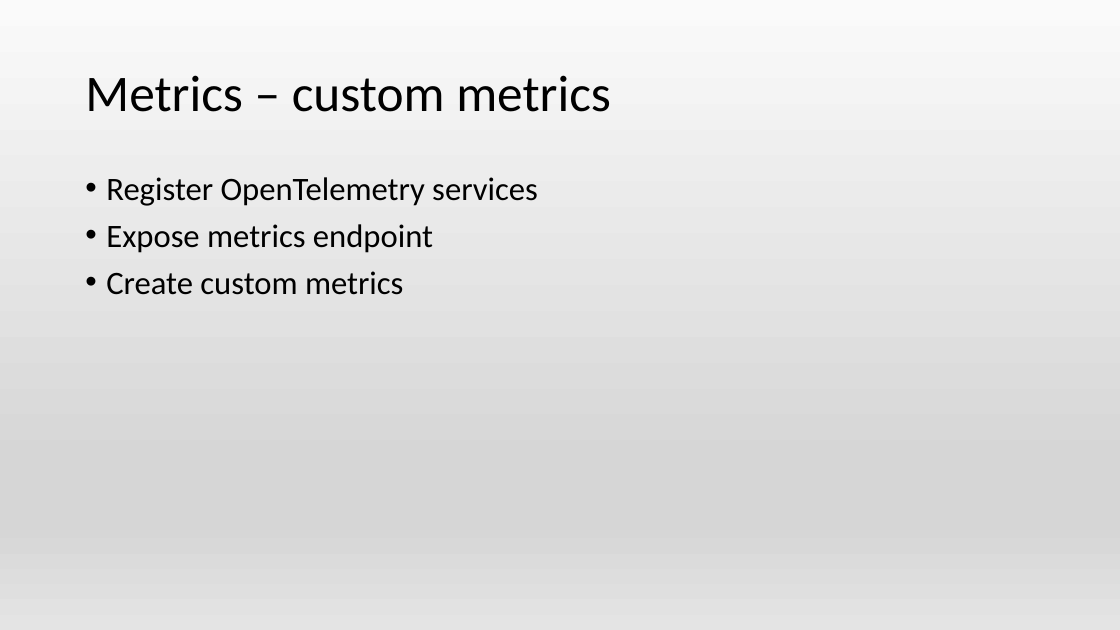
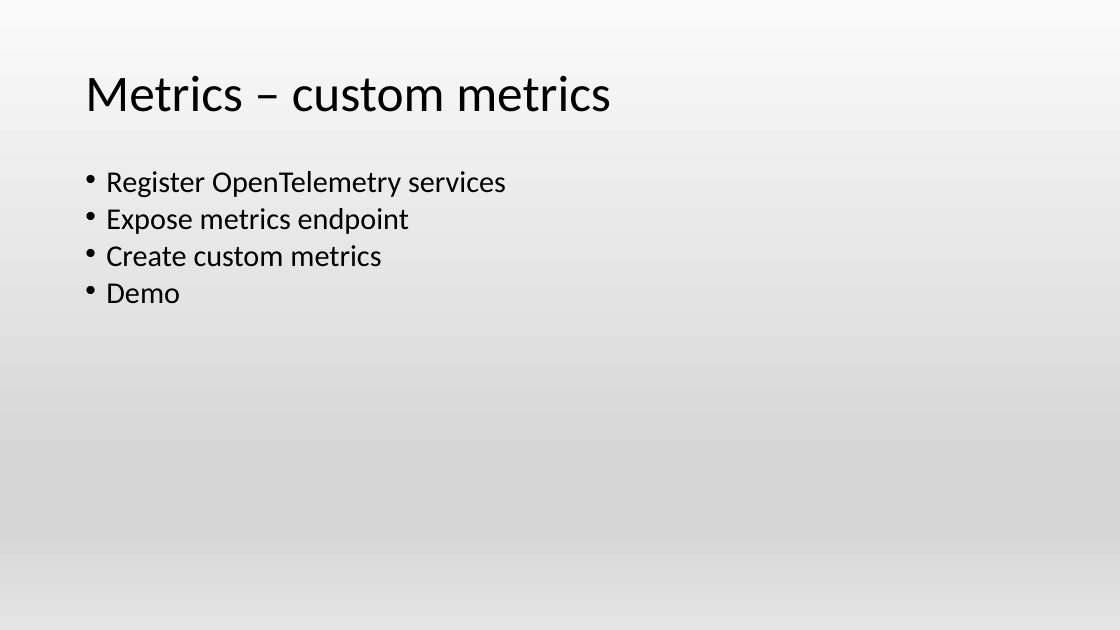
Before and after one commit to Islandskiy/observability, a slide deck: slide 15 of observability.pptx (slide 14 before the commit). Drawn at 1120x630 pixels with LibreOffice and Linux fonts; fonts in the diff are those of the drawing. Boxes give left, top, right and bottom in pixels: in the first picture for what was removed or moved away, otherwise in the second. Text is boxed around its words. In the diff, an @@ line names an element or a change of style, - is before the commit and + after.

```diff
--- a/observability.pptx
+++ b/observability.pptx
@@ text at (106, 171, 506, 267): size 28 to 25.9 pt; line spacing 0.9 to 0.7 @@
@@ text at (106, 283, 180, 303): paragraph added @@
+• Demo
```
Also in this commit, not shown: 1 other slide changed, 2 slides added, 1 slide removed, 2 other files.
